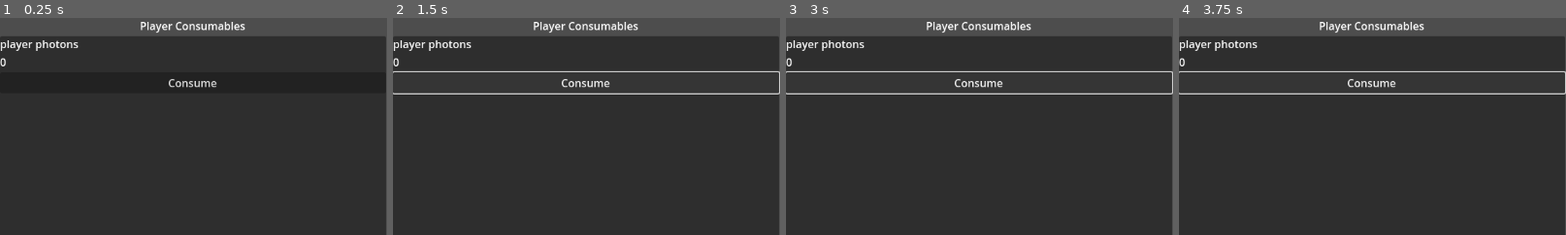
Above: before the commit, frames 1-4 (left to right).
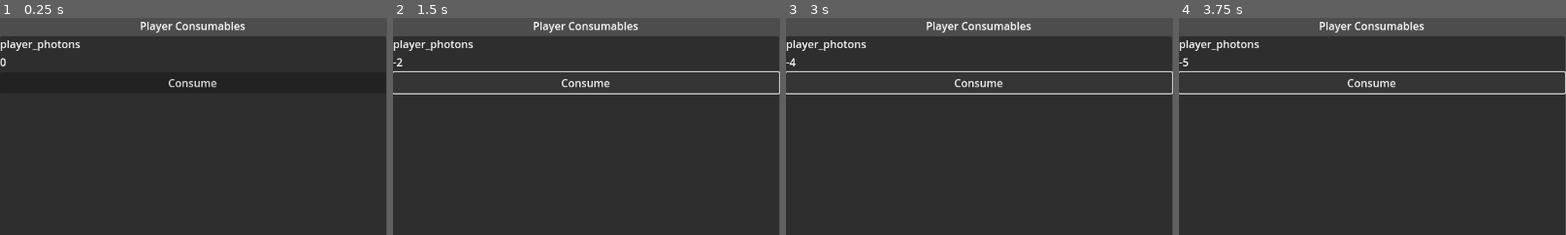
Above: after the commit, the same moments.

Repository: loteque/Godot-RMS
Game: Godot game, scene res://demo/demo.tscn
Two runs of this game, one before a commit and one after it. Both use one fixed random seed, a clock stepped at 60 frames per second and the inputs below. The project has no main scene, so this scene is started directly.
Inputs:
- Up to frame 1 (0.25 s): no input
- Up to frame 2 (1.5 s): click "Consume" at 0.5 s; click "Consume" at 1.25 s
- Up to frame 3 (3 s): click "Consume" at 2 s; tap Enter at 2.75 s
- Up to frame 4 (3.75 s): tap Space at 3.5 s
The pictures show only the part of the screen within x 0-50%, y 0-50%; the shares and areas given below are measured in that part.

The runs differ from the first frame. In frame 1, 0.3% of the frame differs, in the area x 8-21%, y 10-16%; in frame 2, 0.4%, in the area x 0-21%, y 10-23%; in frame 3, 0.4%; in frame 4, 0.4%.
Error before the commit: Invalid access to property or key 'amount' on a base object of type 'Nil'. (res://consumer.gd:13)

Commit message:
demo is working, writing it was not great.

Diff:
--- a/consumable.gd
+++ b/consumable.gd
@@ -9,18 +9,24 @@
 @export var inventory_index: int
 
 ## TODO: need unique signals for each instance of consumable
-signal amount_updated(name, amount)
+#signal amount_updated(name, amount)
+
+var signal_name
 
 func update_amount(new_amount: int):
-    amount_updated.emit(id, new_amount)
     amount = new_amount
+    emit_signal(signal_name, id, amount)
 
-func create_consumable():
+func create_consumable(name):
 
-    var consumable = Consumable.new()
-    consumable.id = id
+    var consumable = Consumable.new(name)
     consumable.amount = amount
     consumable.min_amount = min_amount
     consumable.max_amount = max_amount
     consumable.inventory_id = inventory_id
     consumable.inventory_index = inventory_index
+
+func _init(name: String):
+    id = name
+    signal_name = id + "_updated"
+    add_user_signal(signal_name, [id, amount])
--- a/demo/demo.gd
+++ b/demo/demo.gd
@@ -4,38 +4,36 @@
 var photon_consumable: Consumable
 var player_consumable_1: Consumable
 
-func _on_wpc_amount_updated(_name, amount):
+func _on_photons_updated(_name, amount):
     %WorldConsumables/ConsumablePanel.amount_label.text = str(amount)
 
-func _on_ppc_amount_updated(_name, amount):
+func _on_player_photons_updated(_name, amount):
     %PlayerConsumables/ConsumablePanel.amount_label.text = str(amount)
 
-## need unique signals for each instance of consumable
-
 func _ready():
-    player_consumable_1 = Consumable.new()
-    player_consumable_1.amount_updated.connect(_on_wpc_amount_updated)
-    player_consumable_1.id = "player photons"
+    player_consumable_1 = Consumable.new("player_photons")
     player_consumable_1.amount = 0
     player_consumable_1.min_amount = 0
     player_consumable_1.max_amount = 1000
     player_consumable_1.inventory_id = "None"
     player_consumable_1.inventory_index = 0
+    player_consumable_1.connect("player_photons_updated", _on_player_photons_updated)
+    %PlayerConsumables/ConsumablePanel.consumable = player_consumable_1
     %PlayerConsumables/ConsumablePanel.name_label.text = player_consumable_1.id
     %PlayerConsumables/ConsumablePanel.amount_label.text = str(player_consumable_1.amount)
 
-    photon_consumable = Consumable.new()
-    photon_consumable.amount_updated.connect(_on_wpc_amount_updated)
-    photon_consumable.id = "photons"
+    photon_consumable = Consumable.new("photons")
     photon_consumable.amount = 1000
     photon_consumable.min_amount = 0
     photon_consumable.max_amount = 1000
     photon_consumable.inventory_id = "None"
     photon_consumable.inventory_index = 0
+    photon_consumable.connect("photons_updated", _on_photons_updated)
     %WorldConsumables/ConsumablePanel.consumable = photon_consumable
     %WorldConsumables/ConsumablePanel.amount_label.text = str(photon_consumable.amount)
     %WorldConsumables/ConsumablePanel.name_label.text = photon_consumable.id
     %WorldConsumables/ConsumablePanel.reciever = player_consumable_1
+
 
     consume_by_one = Consumer.new()
     consume_by_one.name = "consume_by_one"
